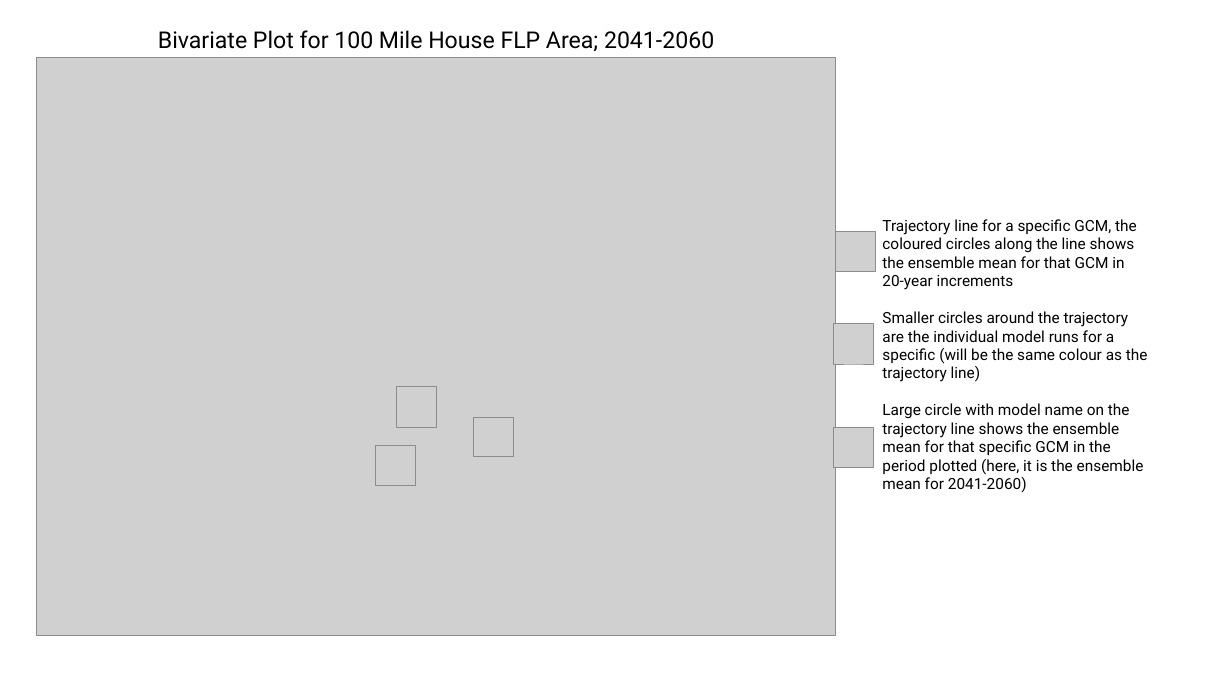
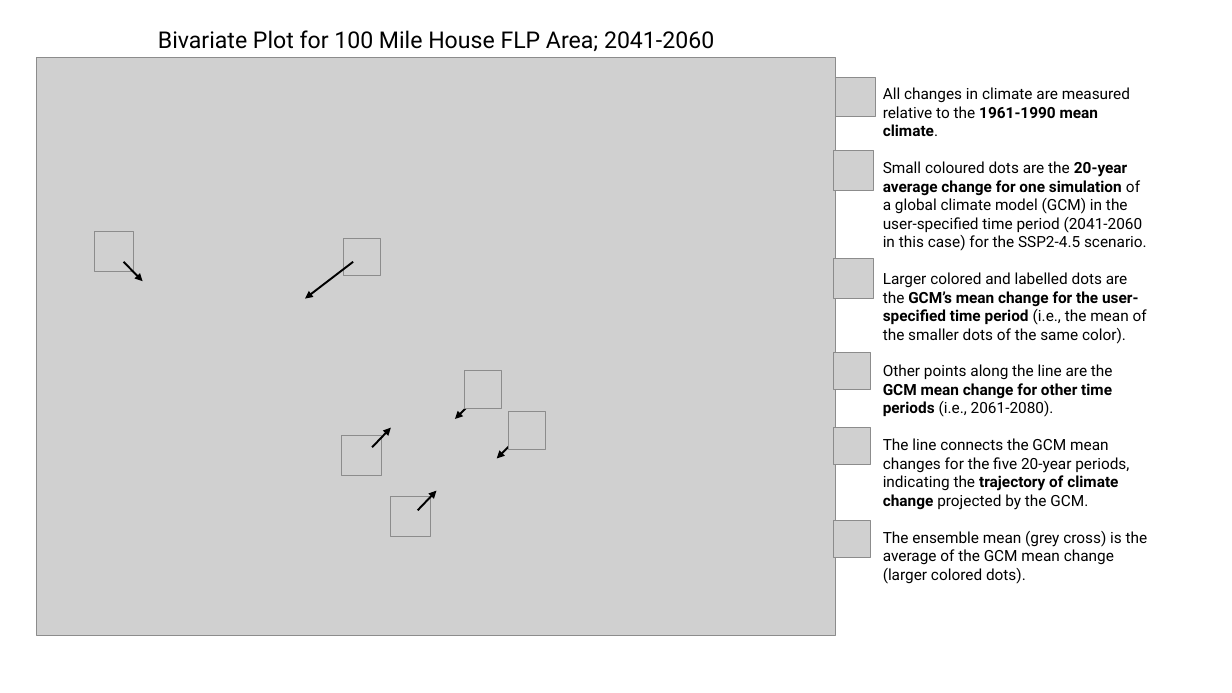
Before and after one commit to bcgov/climr-app, a slide deck: slide 2 of documentation/plot_info.pptx. Drawn at 1232x693 pixels with LibreOffice and Linux fonts; fonts in the diff are those of the drawing; grey boxes stand for pictures. Boxes give left, top, right and bottom in pixels: in the first picture for what was removed or moved away, otherwise in the second. Text is boxed around its words. In the diff, an @@ line names an element or a change of style, - is before the commit and + after.

```diff
--- a/documentation/plot_info.pptx
+++ b/documentation/plot_info.pptx
@@ picture added at (836, 78, 876, 117) @@
@@ text at (883, 87, 1148, 584): text changed @@
-Trajectory line for a specific GCM, the coloured circles along the line shows the ensemble mean for that GCM in 20-year increments
-Smaller circles around the trajectory are the individual model runs for a specific (will be the same colour as the trajectory line)
-Large circle with model name on the trajectory line shows the ensemble mean for that specific GCM in the period plotted (here, it is the ensemble mean for 2041-2060)
+All changes in climate are measured relative to the 1961-1990 mean climate.
+Small coloured dots are the 20-year average change for one simulation of a global climate model (GCM) in the user-specified time period (2041-2060 in this case) for the SSP2-4.5 scenario.
+Larger colored and labelled dots are the GCM’s mean change for the user-specified time period (i.e., the mean of the smaller dots of the same color).
+Other points along the line are the GCM mean change for other time periods (i.e., 2061-2080).
+The line connects the GCM mean changes for the five 20-year periods, indicating the trajectory of climate change projected by the GCM.
+The ensemble mean (grey cross) is the average of the GCM mean change (larger colored dots).
@@ picture added at (834, 150, 874, 190) @@
@@ picture added at (94, 232, 134, 272) @@
@@ picture added at (343, 238, 380, 275) @@
@@ picture removed at (836, 232, 876, 272) @@
@@ arrow added from (124, 262) to (142, 281), #000000 1.5 pt @@
@@ arrow added from (353, 262) to (305, 299), #000000 1.5 pt @@
@@ picture added at (834, 259, 874, 299) @@
@@ picture removed at (834, 323, 874, 364) @@
@@ picture added at (834, 352, 871, 389) @@
@@ picture removed at (396, 387, 437, 428) @@
@@ picture added at (464, 371, 501, 408) @@
@@ arrow added from (476, 398) to (455, 419), #000000 1.5 pt @@
@@ picture removed at (474, 418, 514, 457) @@
@@ picture added at (508, 412, 545, 449) @@
@@ picture added at (341, 435, 382, 476) @@
@@ arrow added from (372, 447) to (391, 428), #000000 1.5 pt @@
@@ picture removed at (375, 445, 416, 486) @@
@@ arrow added from (518, 437) to (497, 458), #000000 1.5 pt @@
@@ picture: place and size @@
-picture at (834, 427, 874, 468)
+picture at (834, 427, 871, 464)
@@ picture added at (390, 496, 431, 537) @@
@@ arrow added from (418, 510) to (436, 491), #000000 1.5 pt @@
@@ picture added at (834, 520, 871, 557) @@
```
Also in this commit, not shown: 3 other slides changed.
